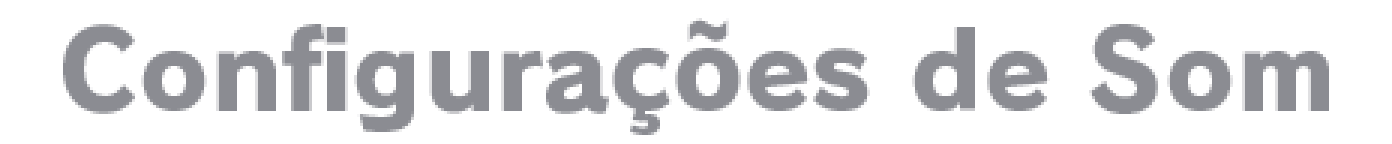
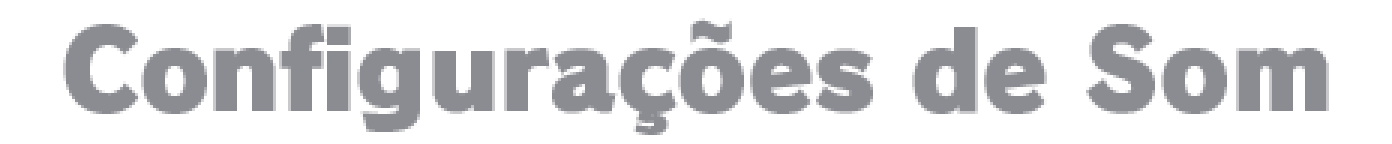
Comparing the layer stacks of the two (1392, 144) images. Changes:
hid "Configurações de Som" (1st of 2), painted on it over [63, 18, 1329, 135]
added layer "Configurações de Som" (2nd of 2) above "Sound Config" over [63, 18, 1329, 135]
